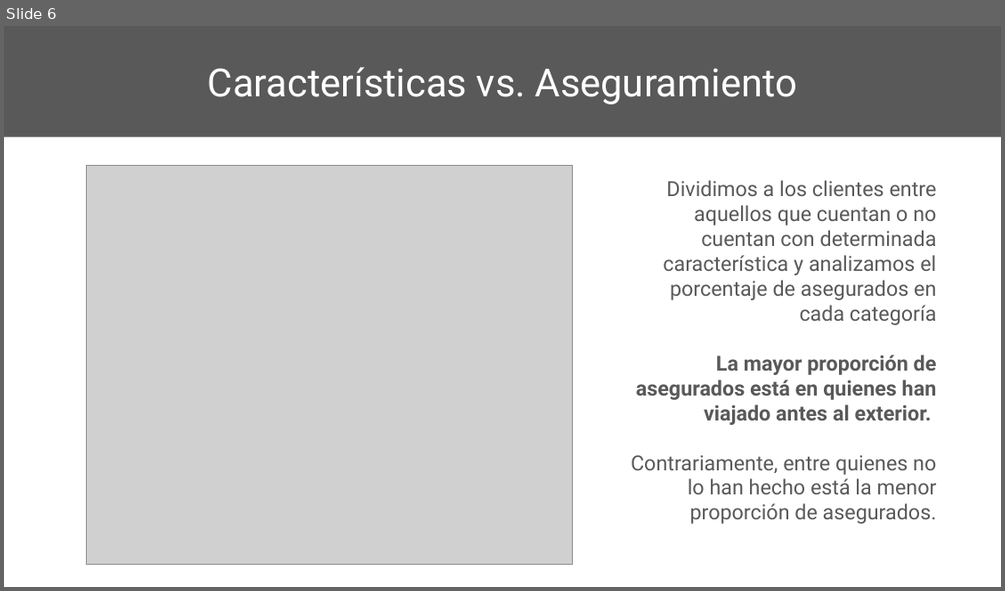
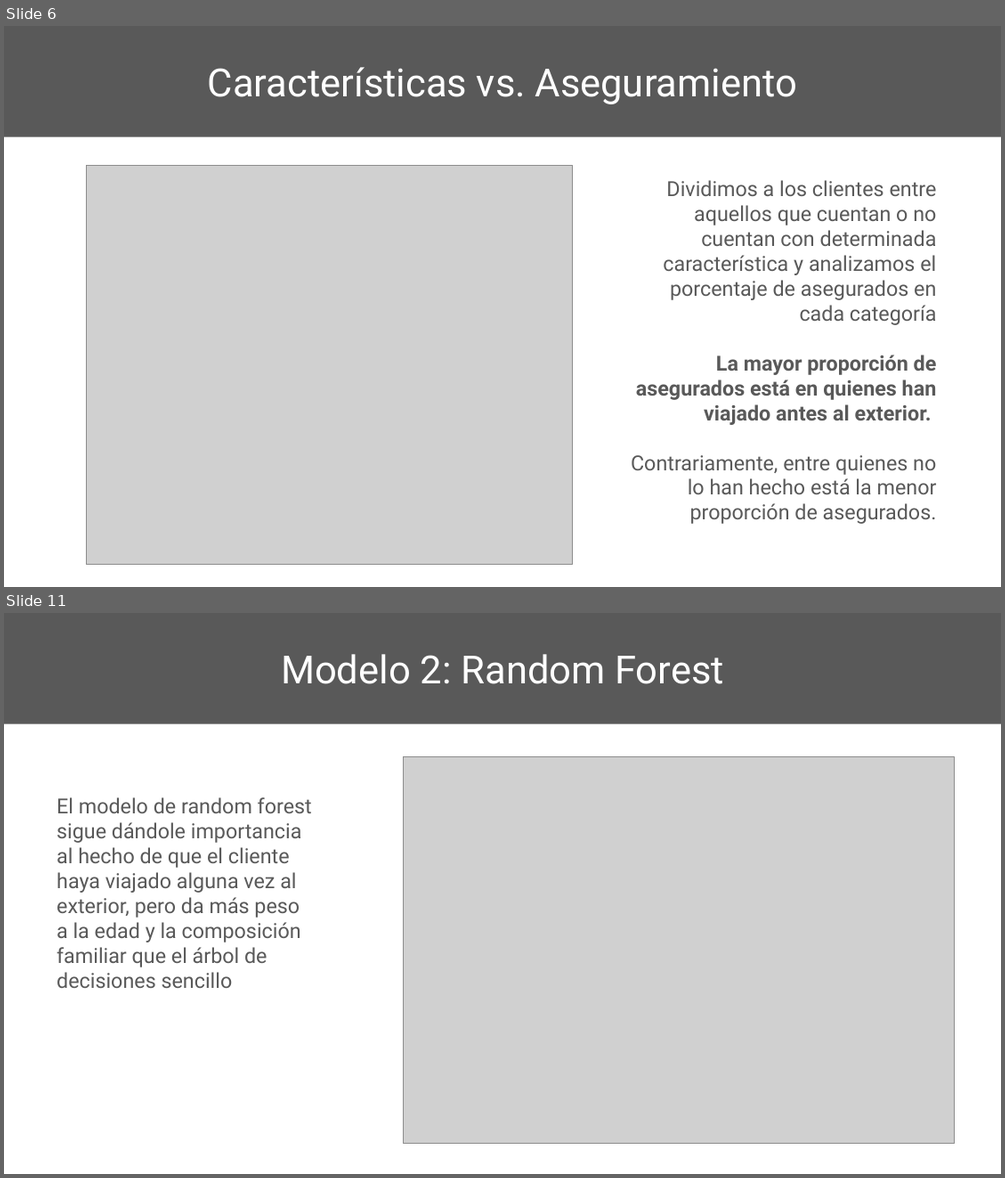
Before and after one commit to LeandroHornos/Travel-Insurance, a slide deck: Travel Insurance - Leandro Hornos.pptx. Shown one above the other, each under a label of ours: slide 6 before the commit, slides 6 and 11 after it; the slides between them are not shown. The pictures are 1005x591 and 1005x1178 pixels, drawn with LibreOffice and Linux fonts; fonts in the diff are those of the drawing; grey boxes stand for pictures. Boxes give left, top, right and bottom in pixels: in the first picture for what was removed or moved away, otherwise in the second. Text is boxed around its words. In the diff, an @@ line names an element or a change of style, - is before the commit and + after.

```diff
--- a/Travel Insurance - Leandro Hornos.pptx
+++ b/Travel Insurance - Leandro Hornos.pptx
@@ slide 11 added at [4,613,1001,1174], background #FFFFFF @@
@@ title added at [4,613,1001,723], fill #595959, 28 pt, text #FFFFFF @@
+Modelo 2: Random Forest
@@ picture added at [403,756,954,1143] @@
@@ text added at [57,797,312,988], 15 pt, text #595959 @@
+El modelo de random forest sigue dándole importancia al hecho de que el cliente haya viajado alguna vez al exterior, pero da más peso a la edad y la composición familiar que el árbol de decisiones sencillo
```
Also in this commit, not shown: 2 slides changed, 7 other slides added, 1 slide removed, 2 other files.
